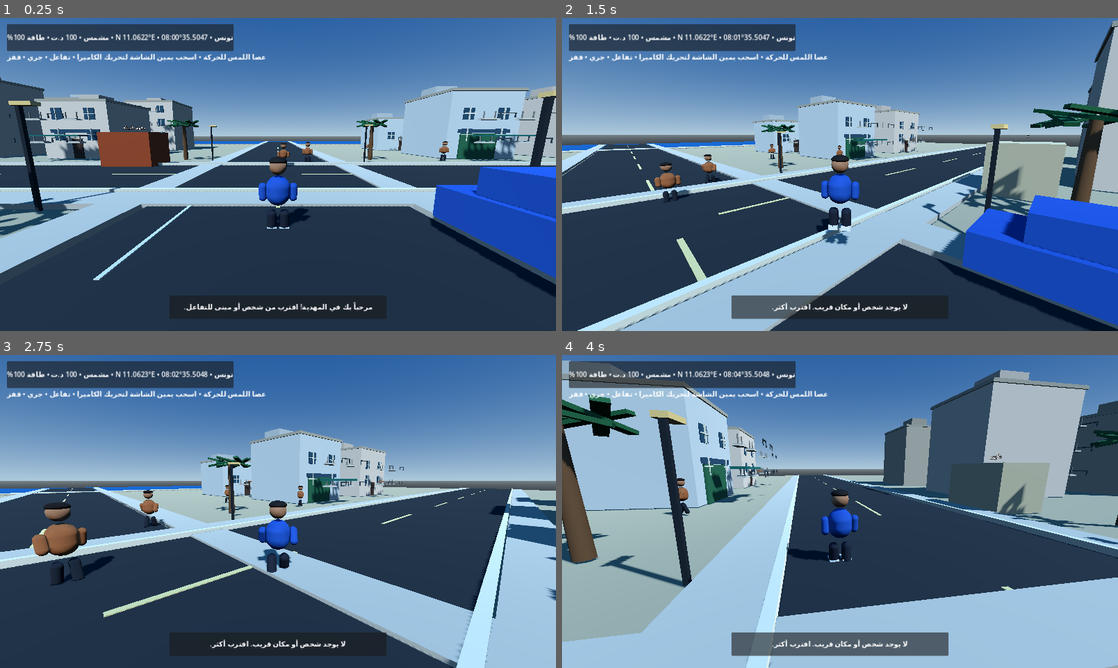
Above: before the commit, frames 1-4 (two rows, left to right).
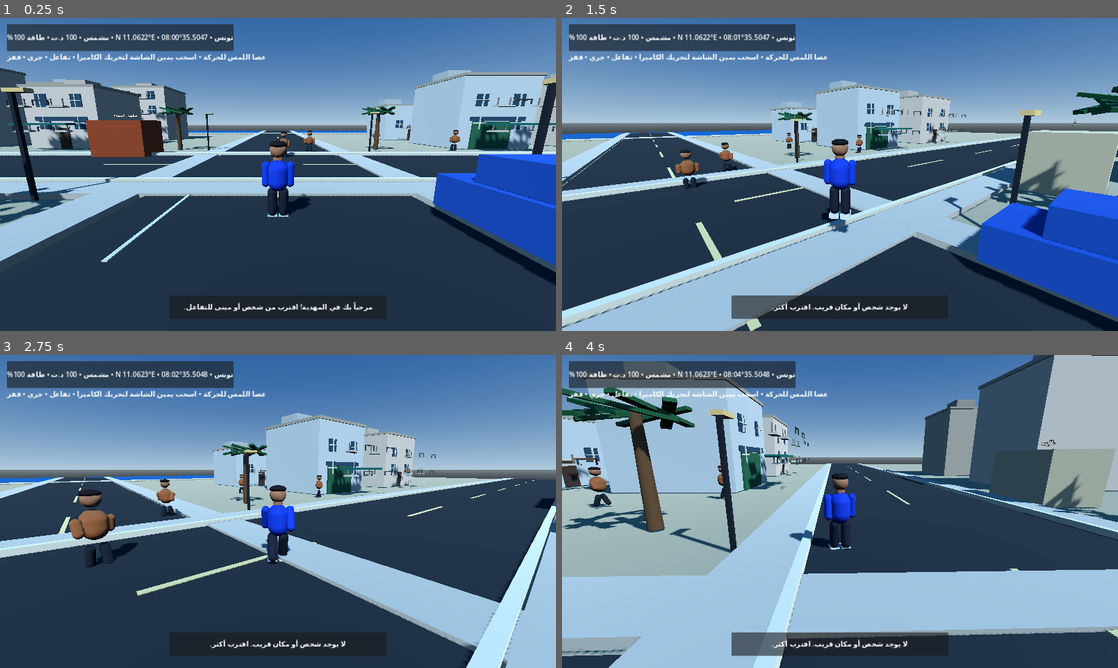
Above: after the commit, the same moments.

Repository: stevennpllk-crypto/REAL-LIFE-MAHDIA
Game: Godot game, scene res://scenes/Main.tscn
Two runs of this game, one before a commit and one after it. Both use one fixed random seed, a clock stepped at 60 frames per second and the inputs below.
Inputs (mouse positions are in pixels of both pictures, inside the frame that each line leads up to):
- Up to frame 1 (0.25 s): no input
- Up to frame 2 (1.5 s): tap Enter at 0.5 s; move the mouse to (867, 174) at 0.52 s; hold W (move_forward) from 0.53 s (still down); tap E (interact) at 0.6 s; tap Space (jump) at 0.77 s; move the mouse to (812, 174) at 1.27 s; tap Shift (run) at 1.35 s
- Up to frame 3 (2.75 s): keep holding W (move_forward); tap Space (jump) at 1.52 s; move the mouse to (289, 505) at 2.02 s; tap E (interact) at 2.1 s
- Up to frame 4 (4 s): keep holding W (move_forward); move the mouse to (834, 517) at 2.77 s; tap Shift (run) at 2.85 s; tap Space (jump) at 3.02, 3.77 s; move the mouse to (878, 514) at 3.52 s; tap E (interact) at 3.6 s

The runs differ from the first frame. In frame 1, 28% of the frame differs, in the area x 0-100%, y 16-90%; in frame 2, 33%; in frame 3, 27%; in frame 4, 50%, in the area x 0-100%, y 0-100%.

Commit message:
Refine player anatomy proportions, face, camera and locomotion animation

Diff:
--- a/scripts/player.gd
+++ b/scripts/player.gd
@@ -18,6 +18,7 @@
 var left_leg: Node3D
 var right_leg: Node3D
 var animation_clock := 0.0
+var camera_drag_finger := -1
 
 func _ready() -> void:
 	_add_action("move_forward", KEY_W)
@@ -30,27 +31,28 @@
 	_build_human_figure()
 	var collider := CollisionShape3D.new()
 	var shape := CapsuleShape3D.new()
-	shape.radius = 0.34
+	shape.radius = 0.31
 	shape.height = 1.78
 	collider.shape = shape
-	collider.position.y = 0.9
+	collider.position.y = 0.89
 	add_child(collider)
 	camera_pivot = Node3D.new()
-	camera_pivot.position.y = 1.52
+	camera_pivot.position.y = 1.48
 	add_child(camera_pivot)
 	camera = Camera3D.new()
-	camera.position = Vector3(0, 1.0, 5.4)
-	camera.rotation_degrees.x = -10
+	camera.position = Vector3(0, 1.0, 5.8)
+	camera.rotation_degrees.x = -12.0
 	camera.current = true
-	camera.fov = 72.0
+	camera.fov = 68.0
+	camera.near = 0.08
 	camera_pivot.add_child(camera)
 	if not OS.has_feature("mobile"):
 		Input.mouse_mode = Input.MOUSE_MODE_CAPTURED
 
-func _mat(color: Color) -> StandardMaterial3D:
+func _mat(color: Color, roughness := 0.82) -> StandardMaterial3D:
 	var m := StandardMaterial3D.new()
 	m.albedo_color = color
-	m.roughness = 0.82
+	m.roughness = roughness
 	return m
 
 func _part(parent: Node3D, mesh: Mesh, pos: Vector3, color: Color) -> MeshInstance3D:
@@ -65,40 +67,55 @@
 	visual_root = Node3D.new()
 	visual_root.name = "HumanCharacterVisual"
 	add_child(visual_root)
-	# Casual Tunisian street outfit: shirt, trousers, skin and sneakers.
+	# Proportioned low-poly human silhouette with separate clothing pieces.
 	var torso := CapsuleMesh.new()
-	torso.radius = 0.31
-	torso.height = 0.78
-	_part(visual_root, torso, Vector3(0, 1.15, 0), Color(0.12, 0.32, 0.68))
+	torso.radius = 0.265
+	torso.height = 0.82
+	_part(visual_root, torso, Vector3(0, 1.22, 0), Color(0.055, 0.24, 0.78))
+	var neck := CylinderMesh.new()
+	neck.top_radius = 0.105
+	neck.bottom_radius = 0.12
+	neck.height = 0.16
+	_part(visual_root, neck, Vector3(0, 1.70, 0), Color(0.65, 0.43, 0.31))
 	var head := SphereMesh.new()
-	head.radius = 0.22
-	head.height = 0.44
-	_part(visual_root, head, Vector3(0, 1.78, 0), Color(0.68, 0.48, 0.34))
+	head.radius = 0.205
+	head.height = 0.43
+	_part(visual_root, head, Vector3(0, 1.88, 0), Color(0.69, 0.48, 0.35))
 	var hair := SphereMesh.new()
-	hair.radius = 0.225
-	hair.height = 0.22
-	_part(visual_root, hair, Vector3(0, 1.91, -0.015), Color(0.10, 0.075, 0.055))
-	left_arm = _make_limb(Vector3(-0.39, 1.28, 0), Color(0.12, 0.32, 0.68), 0.48)
-	right_arm = _make_limb(Vector3(0.39, 1.28, 0), Color(0.12, 0.32, 0.68), 0.48)
-	left_leg = _make_limb(Vector3(-0.17, 0.55, 0), Color(0.10, 0.12, 0.17), 0.62)
-	right_leg = _make_limb(Vector3(0.17, 0.55, 0), Color(0.10, 0.12, 0.17), 0.62)
-	_box_shoe(Vector3(-0.17, 0.12, -0.08))
-	_box_shoe(Vector3(0.17, 0.12, -0.08))
+	hair.radius = 0.211
+	hair.height = 0.18
+	_part(visual_root, hair, Vector3(0, 2.015, 0.018), Color(0.075, 0.055, 0.045))
+	# Eyes and nose face the character's forward direction (-Z).
+	var eye_mesh := SphereMesh.new()
+	eye_mesh.radius = 0.022
+	eye_mesh.height = 0.035
+	_part(visual_root, eye_mesh, Vector3(-0.073, 1.90, -0.188), Color(0.045, 0.035, 0.03))
+	_part(visual_root, eye_mesh, Vector3(0.073, 1.90, -0.188), Color(0.045, 0.035, 0.03))
+	var nose := SphereMesh.new()
+	nose.radius = 0.035
+	nose.height = 0.07
+	_part(visual_root, nose, Vector3(0, 1.84, -0.205), Color(0.62, 0.40, 0.29))
+	left_arm = _make_limb(Vector3(-0.31, 1.48, 0), Color(0.055, 0.24, 0.78), 0.66, 0.105)
+	right_arm = _make_limb(Vector3(0.31, 1.48, 0), Color(0.055, 0.24, 0.78), 0.66, 0.105)
+	left_leg = _make_limb(Vector3(-0.145, 0.78, 0), Color(0.10, 0.12, 0.17), 0.76, 0.125)
+	right_leg = _make_limb(Vector3(0.145, 0.78, 0), Color(0.10, 0.12, 0.17), 0.76, 0.125)
+	_make_shoe(Vector3(-0.145, 0.095, -0.075))
+	_make_shoe(Vector3(0.145, 0.095, -0.075))
 
-func _make_limb(pos: Vector3, color: Color, length: float) -> Node3D:
+func _make_limb(pos: Vector3, color: Color, length: float, radius: float) -> Node3D:
 	var pivot := Node3D.new()
 	pivot.position = pos
 	visual_root.add_child(pivot)
 	var limb := CapsuleMesh.new()
-	limb.radius = 0.105 if length < 0.55 else 0.13
+	limb.radius = radius
 	limb.height = length
-	_part(pivot, limb, Vector3(0, -length * 0.35, 0), color)
+	_part(pivot, limb, Vector3(0, -length * 0.34, 0), color)
 	return pivot
 
-func _box_shoe(pos: Vector3) -> void:
-	var mesh := BoxMesh.new()
-	mesh.size = Vector3(0.25, 0.13, 0.42)
-	_part(visual_root, mesh, pos, Color(0.92, 0.91, 0.86))
+func _make_shoe(pos: Vector3) -> void:
+	var shoe := BoxMesh.new()
+	shoe.size = Vector3(0.25, 0.14, 0.39)
+	_part(visual_root, shoe, pos, Color(0.90, 0.89, 0.83))
 
 func _add_action(action: String, key: Key) -> void:
 	if not InputMap.has_action(action):
@@ -109,17 +126,21 @@
 
 func _unhandled_input(event: InputEvent) -> void:
 	if event is InputEventMouseMotion and Input.mouse_mode == Input.MOUSE_MODE_CAPTURED:
-		camera_pivot.rotate_y(-event.relative.x * mouse_sensitivity)
-		camera.rotate_x(-event.relative.y * mouse_sensitivity)
-		camera.rotation.x = clampf(camera.rotation.x, deg_to_rad(-55), deg_to_rad(25))
-	if event is InputEventScreenDrag:
-		# The joystick owns the left-bottom area; the rest of the screen controls the view.
-		if event.position.x > get_viewport().get_visible_rect().size.x * 0.42:
-			camera_pivot.rotate_y(-event.relative.x * mouse_sensitivity * 1.8)
-			camera.rotate_x(-event.relative.y * mouse_sensitivity * 1.8)
-			camera.rotation.x = clampf(camera.rotation.x, deg_to_rad(-55), deg_to_rad(25))
+		_rotate_camera(event.relative)
+	elif event is InputEventScreenTouch:
+		if event.pressed and event.position.x > get_viewport().get_visible_rect().size.x * 0.42 and camera_drag_finger == -1:
+			camera_drag_finger = event.index
+		elif not event.pressed and event.index == camera_drag_finger:
+			camera_drag_finger = -1
+	elif event is InputEventScreenDrag and event.index == camera_drag_finger:
+		_rotate_camera(event.relative * 1.7)
 	if event is InputEventKey and event.keycode == KEY_ESCAPE:
 		Input.mouse_mode = Input.MOUSE_MODE_VISIBLE
+
+func _rotate_camera(relative: Vector2) -> void:
+	camera_pivot.rotate_y(-relative.x * mouse_sensitivity)
+	camera.rotate_x(-relative.y * mouse_sensitivity)
+	camera.rotation.x = clampf(camera.rotation.x, deg_to_rad(-48), deg_to_rad(22))
 
 func set_mobile_move(value: Vector2) -> void:
 	move_vector = value.limit_length(1.0)
@@ -139,14 +160,16 @@
 	var input_dir := Input.get_vector("move_left", "move_right", "move_forward", "move_back")
 	if move_vector.length() > 0.05:
 		input_dir = move_vector
-	var direction := (camera_pivot.global_transform.basis * Vector3(input_dir.x, 0, input_dir.y)).normalized()
+	var basis := camera_pivot.global_transform.basis
+	var direction := (basis * Vector3(input_dir.x, 0, input_dir.y)).normalized()
 	direction.y = 0
+	direction = direction.normalized()
 	var speed := run_speed if (running or Input.is_action_pressed("run")) else walk_speed
 	var moving := direction.length() > 0.05
 	if moving:
 		velocity.x = direction.x * speed
 		velocity.z = direction.z * speed
-		rotation.y = lerp_angle(rotation.y, atan2(-direction.x, -direction.z), delta * 10.0)
+		rotation.y = lerp_angle(rotation.y, atan2(-direction.x, -direction.z), delta * 9.0)
 	else:
 		velocity.x = move_toward(velocity.x, 0.0, walk_speed * 5.0 * delta)
 		velocity.z = move_toward(velocity.z, 0.0, walk_speed * 5.0 * delta)
@@ -161,11 +184,11 @@
 		return
 	if moving:
 		animation_clock += delta * (9.0 if speed > walk_speed + 0.2 else 6.0)
-		var swing := sin(animation_clock) * 0.48
+		var swing := sin(animation_clock) * 0.42
 		left_arm.rotation.x = swing
 		right_arm.rotation.x = -swing
-		left_leg.rotation.x = -swing * 0.8
-		right_leg.rotation.x = swing * 0.8
+		left_leg.rotation.x = -swing * 0.85
+		right_leg.rotation.x = swing * 0.85
 	else:
 		left_arm.rotation.x = lerpf(left_arm.rotation.x, 0.0, delta * 8.0)
 		right_arm.rotation.x = lerpf(right_arm.rotation.x, 0.0, delta * 8.0)
